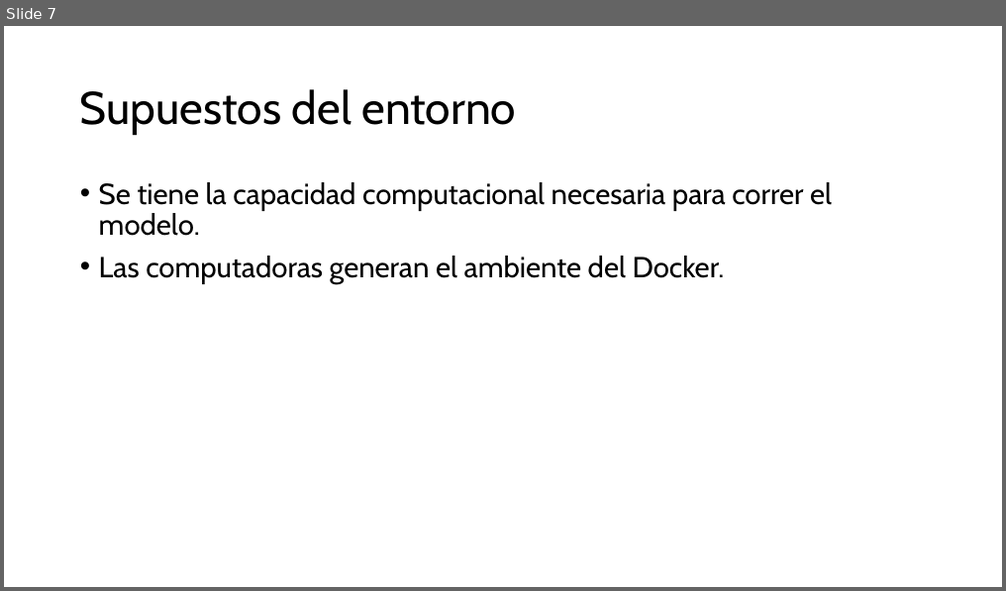
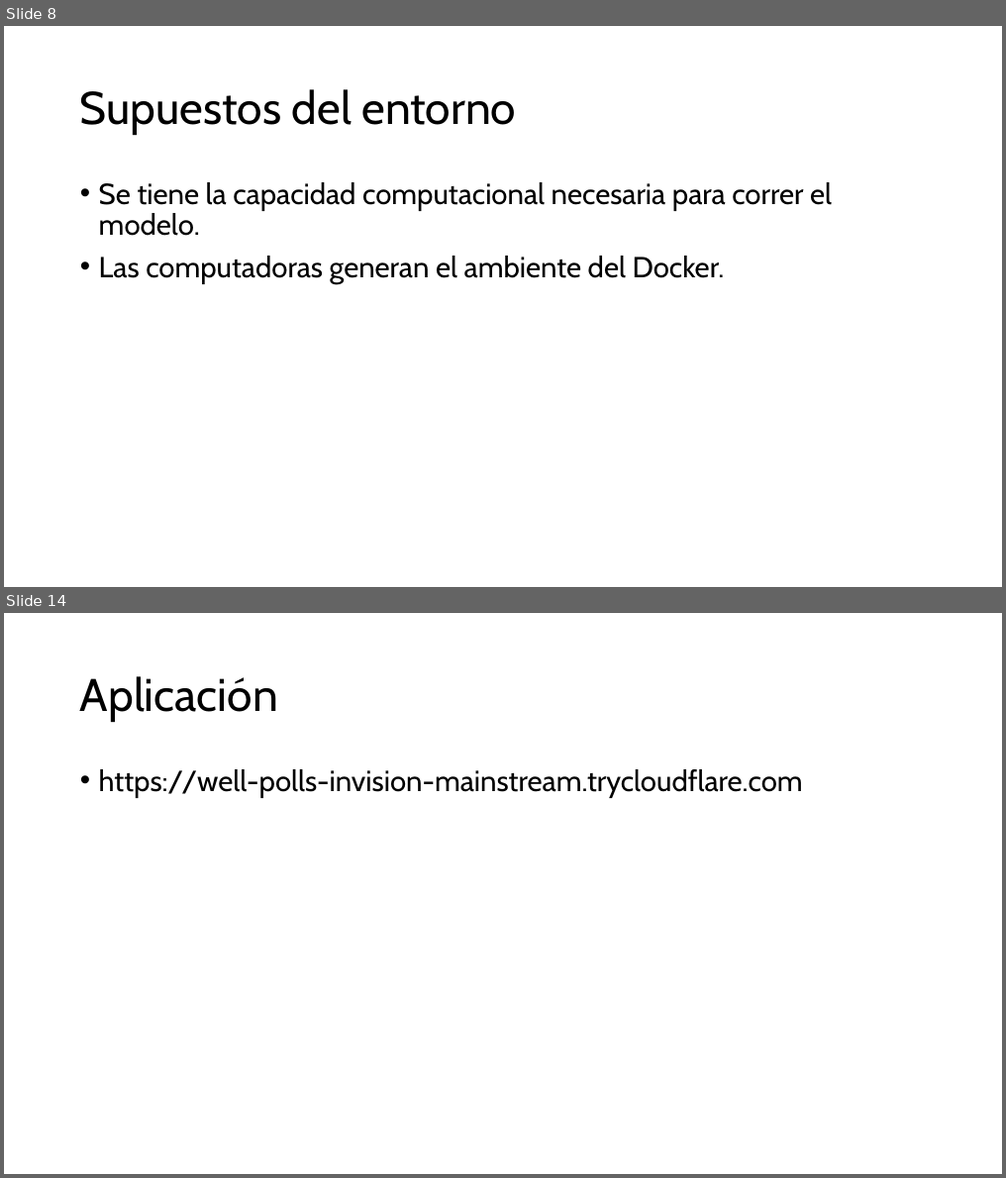
Before and after one commit to ricrod01/PROYECTO_4_DL, a slide deck: docs/Presentacion_Proyecto4.pptx. Shown one above the other, each under a label of ours: slide 7 before the commit, slides 8 and 14 after it; the slides between them are not shown. The pictures are 1006x591 and 1006x1178 pixels, drawn with LibreOffice and Linux fonts; fonts in the diff are those of the drawing. Boxes give left, top, right and bottom in pixels: in the first picture for what was removed or moved away, otherwise in the second. Text is boxed around its words. In the diff, an @@ line names an element or a change of style, - is before the commit and + after.

```diff
--- a/docs/Presentacion_Proyecto4.pptx
+++ b/docs/Presentacion_Proyecto4.pptx
@@ slide 14 added at (4,613,1002,1174), background #FFFFFF @@
@@ title added at (80,676,278,722), 44 pt, text #000000 @@
+Aplicación
@@ text added at (99,769,803,798), 28 pt, text #000000 @@
+• https://well-polls-invision-mainstream.trycloudflare.com
@@ what was slide 7 is now slide 8 @@
```
Also in this commit, not shown: 8 other slides added, 5 other files.
